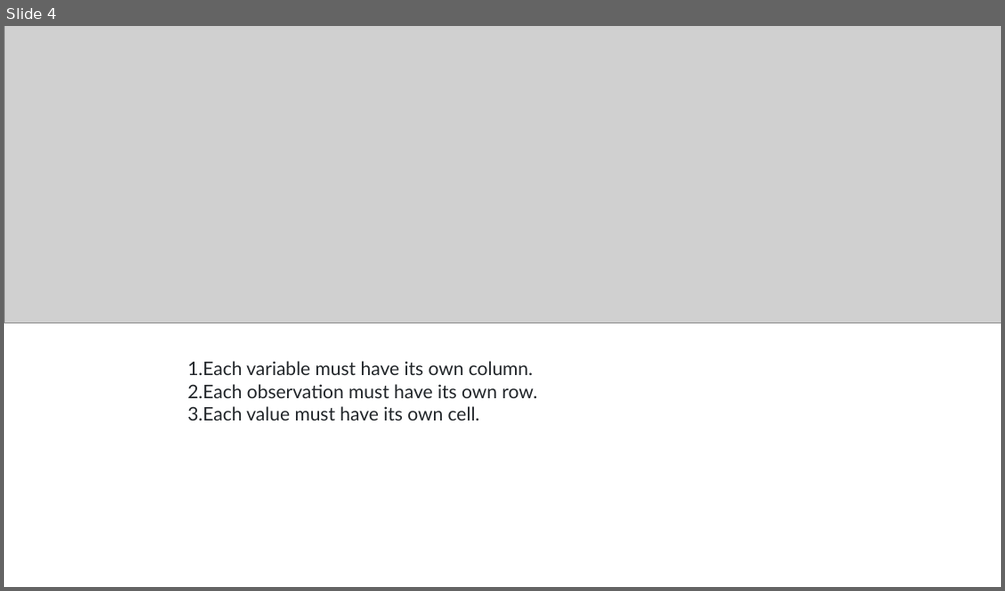
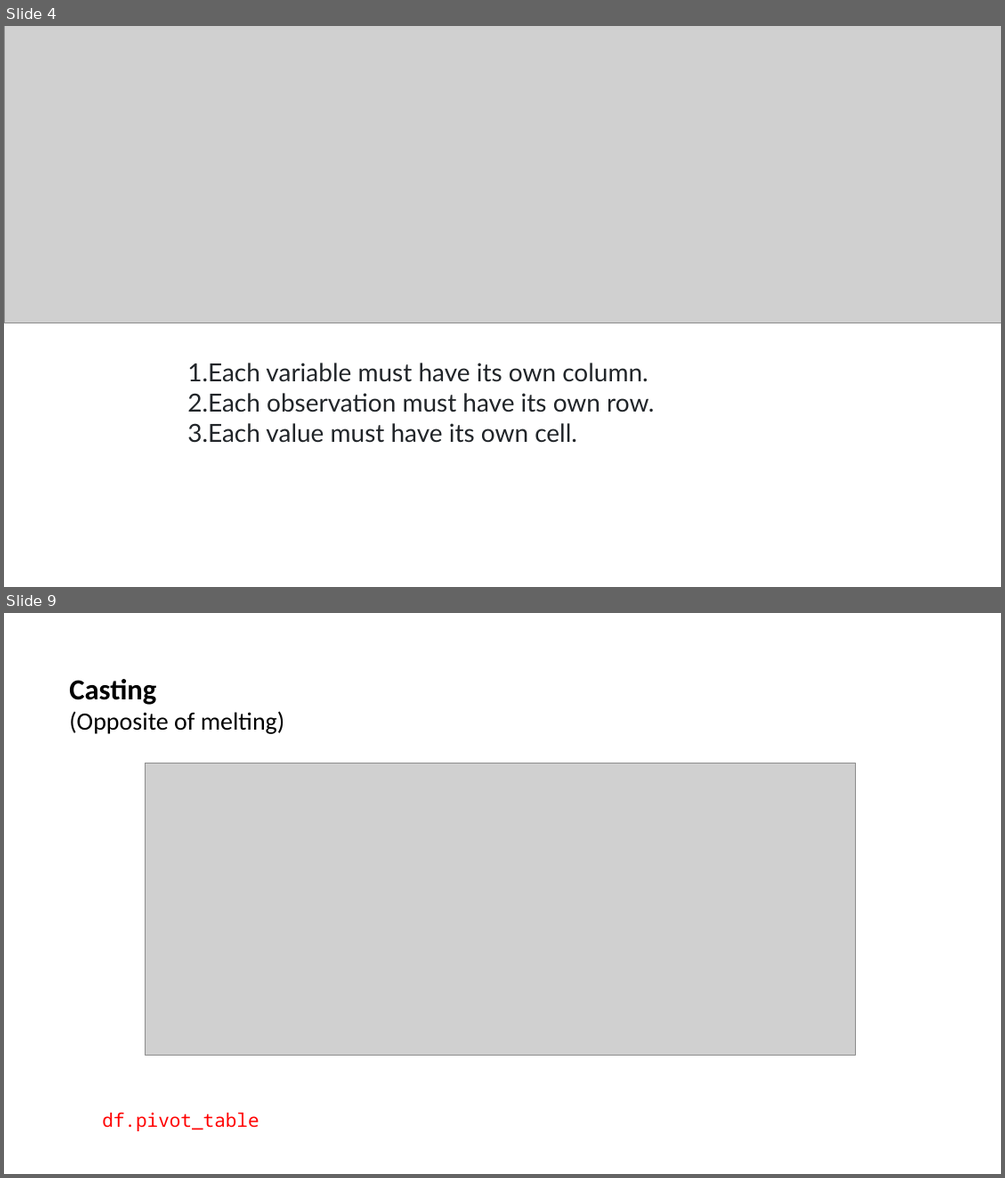
Before and after one commit to nicksavill/DEB_development, a slide deck: Week_2/TIdy_data.pptx. Shown one above the other, each under a label of ours: slide 4 before the commit, slides 4 and 9 after it; the slides between them are not shown. The pictures are 1005x591 and 1005x1178 pixels, drawn with LibreOffice and Linux fonts; fonts in the diff are those of the drawing; grey boxes stand for pictures. Boxes give left, top, right and bottom in pixels: in the first picture for what was removed or moved away, otherwise in the second. Text is boxed around its words. In the diff, an @@ line names an element or a change of style, - is before the commit and + after.

```diff
--- a/Week_2/TIdy_data.pptx
+++ b/Week_2/TIdy_data.pptx
@@ slide 9 added at box(4, 613, 1001, 1174), background #FFFFFF @@
@@ text added at box(69, 679, 285, 734), 24 pt, text #000000 @@
+Casting
+(Opposite of melting)
@@ picture added at box(146, 763, 856, 1055) @@
@@ text added at box(102, 1112, 259, 1131), 18 pt, text #FF0000 @@
+df.pivot_table
@@ slide 4 changed as well @@
@@ text "Each variable must have its ..." at box(187, 362, 654, 443): size 18 to 24 pt @@
```
Also in this commit, not shown: 3 other slides changed, 6 other slides added, 13 other files.
